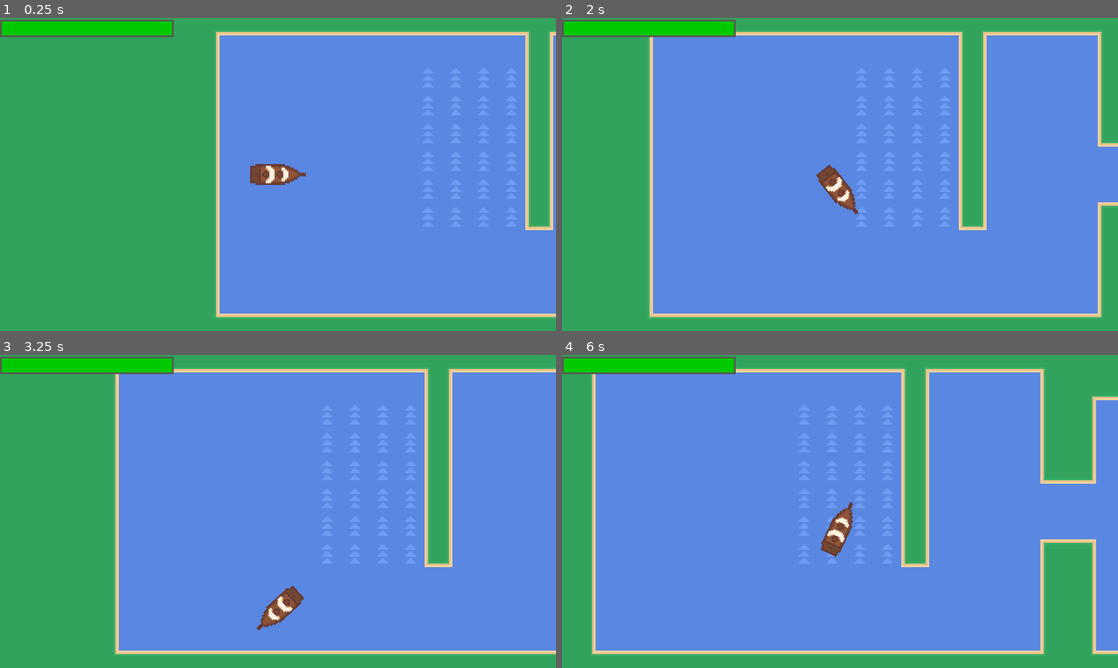
Above: before the commit, frames 1-4 (two rows, left to right).
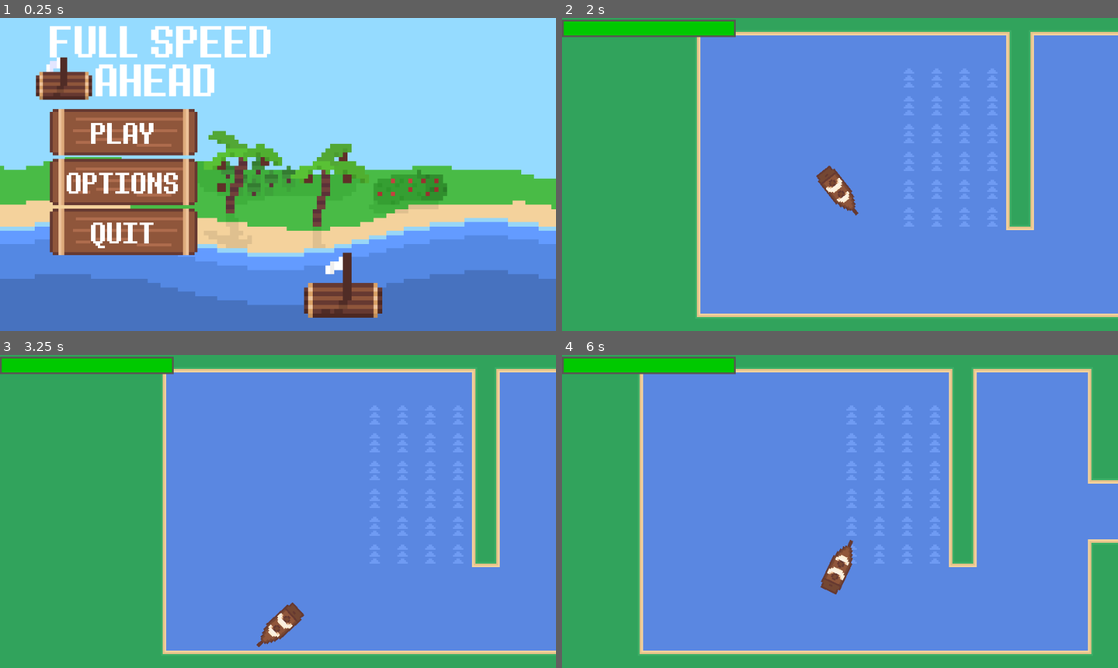
Above: after the commit, the same moments.

Repository: coderspark/full-speed-ahead
Game: Godot game, scene res://Scenes/mainmenu.tscn
The game is run twice, just before and just after one commit, with the same random seed, the same clock (stepped at 60 frames per second) and the same inputs. Before the commit the project starts from res://Scenes/MainScene.tscn. Sound files missing from this copy of the repository are replaced by a short silence.
Inputs (mouse positions are in pixels of both pictures, inside the frame that each line leads up to):
- Up to frame 1 (0.25 s): no input
- Up to frame 2 (2 s): click (684, 130) at 0.5 s, where only the run after the commit has a clickable "PLAY"; hold Right (move_right) from 1.28 s (still down)
- Up to frame 3 (3.25 s): release Right (move_right) at 2.03 s; hold Left (move_left) 2.03-2.78 s; hold Right (move_right) from 2.78 s (still down)
- Up to frame 4 (6 s): release Right (move_right) at 4.28 s; hold Left (move_left) from 4.28 s (still down)

The runs differ from the first frame. In frame 1, 92% of the frame differs, in the area x 0-100%, y 0-100%; in frame 2, 17%; in frame 3, 15%; in frame 4, 26%.

Commit message:
we have title screen music now :3

Diff:
--- /dev/null
+++ b/Scenes/LoopPointMusic.gd
@@ -0,0 +1,7 @@
+extends AudioStreamPlayer2D
+
+@export var looppoint = 0
+func _ready() -> void:
+	play()
+func _on_finished() -> void:
+	play(looppoint)
--- a/Scenes/mainmenu.tscn
+++ b/Scenes/mainmenu.tscn
@@ -1,10 +1,12 @@
-[gd_scene load_steps=9 format=3 uid="uid://v2hjcofj8iip"]
+[gd_scene load_steps=11 format=3 uid="uid://v2hjcofj8iip"]
 
 [ext_resource type="Script" uid="uid://c4d486soskj4u" path="res://Scripts/mainmenu.gd" id="1_3pujl"]
 [ext_resource type="Texture2D" uid="uid://bikvt55in0esa" path="res://Assets/Art/Menu screen.png" id="1_cmhrf"]
 [ext_resource type="Texture2D" uid="uid://t072jksobllx" path="res://Assets/Art/logo.png" id="2_d2nv2"]
 [ext_resource type="FontFile" uid="uid://dqqnsnb5xkqx7" path="res://Assets/Fonts/8bitoperator_jve.ttf" id="3_igs2m"]
 [ext_resource type="Texture2D" uid="uid://b6a7pab0tyxve" path="res://Assets/Art/Boats/button.png" id="4_3pujl"]
+[ext_resource type="AudioStream" uid="uid://dl8d6cchew8pf" path="res://Assets/Audio/title theme.wav" id="6_5326e"]
+[ext_resource type="Script" uid="uid://1e50qlieqvq2" path="res://Scenes/LoopPointMusic.gd" id="7_l2o7r"]
 
 [sub_resource type="StyleBoxTexture" id="StyleBoxTexture_loy4s"]
 texture = ExtResource("1_cmhrf")
@@ -112,5 +114,11 @@
 mouse_filter = 1
 theme_override_styles/panel = SubResource("StyleBoxTexture_igs2m")
 
+[node name="AudioStreamPlayer2D" type="AudioStreamPlayer2D" parent="."]
+stream = ExtResource("6_5326e")
+script = ExtResource("7_l2o7r")
+looppoint = 16
+
 [connection signal="pressed" from="Play" to="." method="_on_play_pressed"]
 [connection signal="pressed" from="Quit" to="." method="_on_quit_pressed"]
+[connection signal="finished" from="AudioStreamPlayer2D" to="AudioStreamPlayer2D" method="_on_finished"]
--- a/project.godot
+++ b/project.godot
@@ -11,7 +11,7 @@
 [application]
 
 config/name="Full Speed Ahead"
-run/main_scene="uid://cgo37mq02tko0"
+run/main_scene="uid://v2hjcofj8iip"
 config/features=PackedStringArray("4.5", "GL Compatibility")
 config/icon="res://Assets/Art/Temp/icon.svg"
 
Not shown, added: Assets/Audio/mario kart ahh.wav.import
Not shown, added: Assets/Audio/title theme.wav.import
Not shown, added: Scenes/LoopPointMusic.gd.uid
Not shown, removed: mario kart ahh.wav.import
Not shown, added: Assets/Audio/mario kart ahh.wav
Not shown, added: Assets/Audio/title theme.wav
Not shown, removed: mario kart ahh.wav
